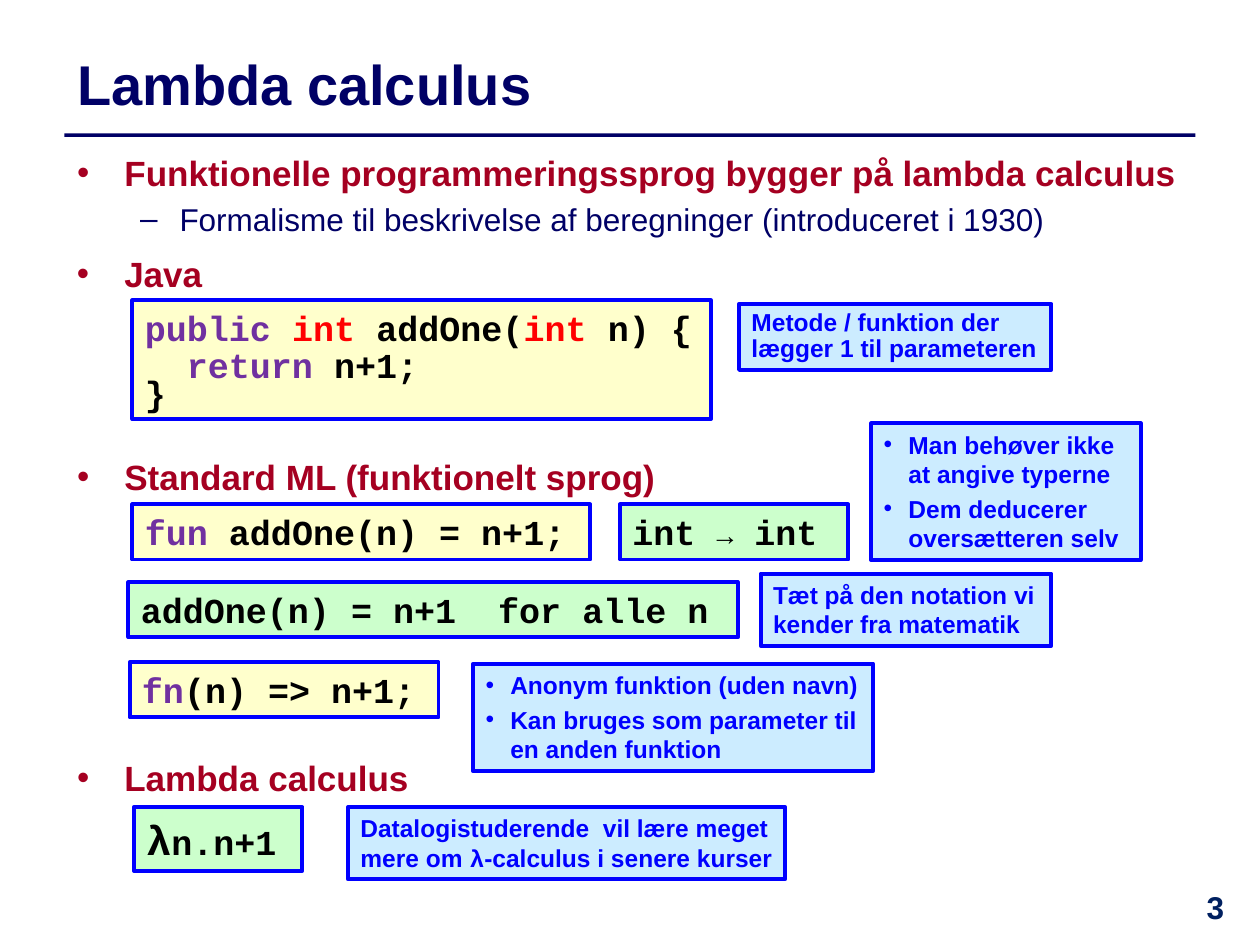
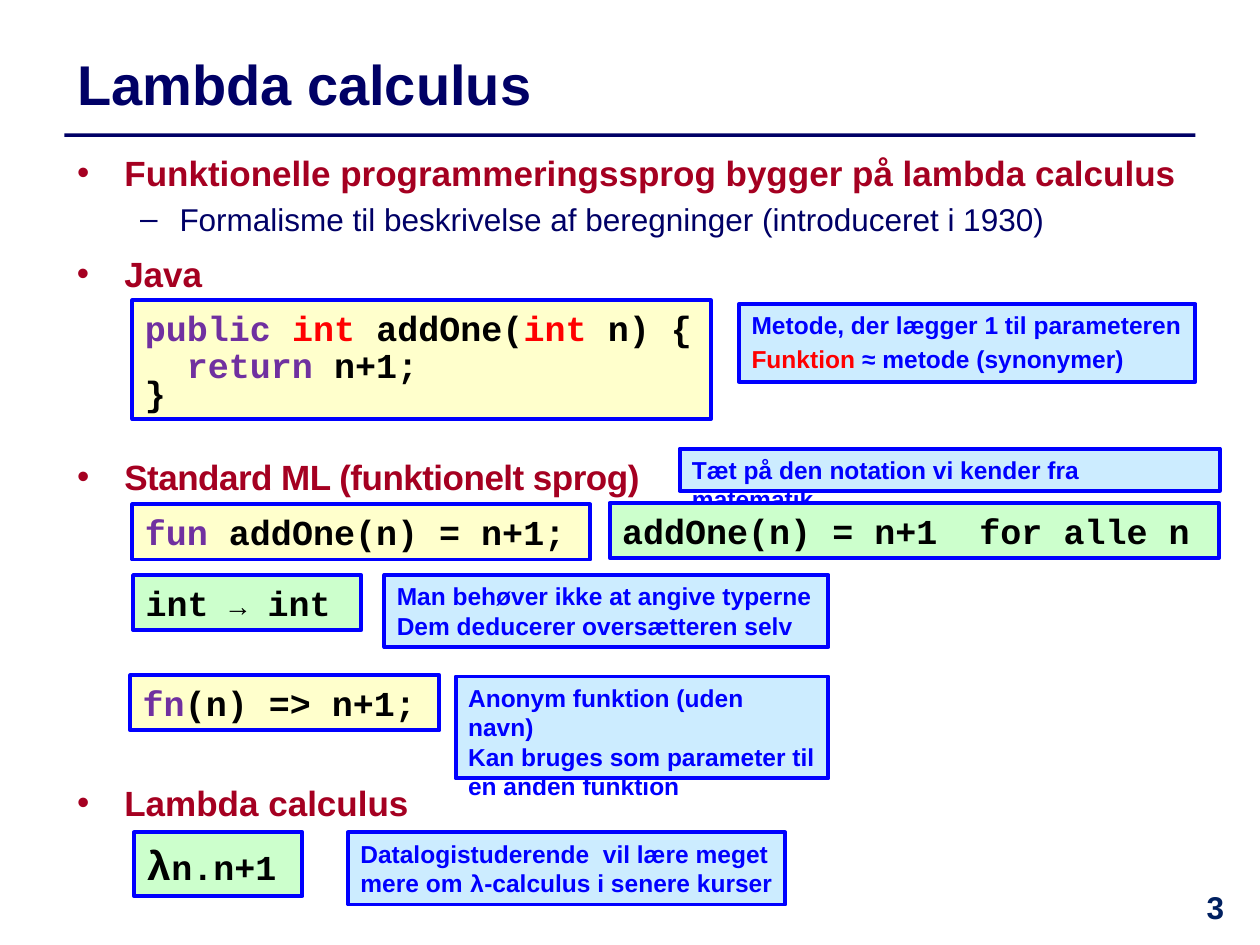
Before and after one commit to IntProgAU/Materiale, a slide deck: slide 3 of web/e23/uge_5b/Slides-Uge5-Torsdag.pptx. Drawn at 1260x945 pixels with LibreOffice and Linux fonts; fonts in the diff are those of the drawing. Boxes give left, top, right and bottom in pixels: in the first picture for what was removed or moved away, otherwise in the second. Text is boxed around its words. In the diff, an @@ line names an element or a change of style, - is before the commit and + after.

```diff
--- a/web/e23/uge_5b/Slides-Uge5-Torsdag.pptx
+++ b/web/e23/uge_5b/Slides-Uge5-Torsdag.pptx
@@ rectangle "Metode, der lægger 1 til ...": place and size @@
-rectangle "Metode, der lægger 1 til ..." at [740,304,1052,370]
+rectangle "Metode, der lægger 1 til ..." at [740,304,1196,382]
@@ text in rectangle at [752,316,1181,373]: text changed @@
-Metode / funktion der lægger 1 til parameteren
+Metode, der lægger 1 til parameteren
+Funktion ≈ metode (synonymer)
@@ rectangle "Tæt på den notation vi ...": place and size @@
-rectangle "Tæt på den notation vi ..." at [761,573,1052,645]
+rectangle "Tæt på den notation vi ..." at [679,449,1220,491]
@@ text "Standard ML (funktionelt sprog)" at [124,464,639,497]: letter spacing 0 to -0.3 pt @@
@@ rectangle "addOne(n) = n+1 for alle ...": place and size @@
-rectangle "addOne(n) = n+1 for alle ..." at [129,582,738,638]
+rectangle "addOne(n) = n+1 for alle ..." at [610,503,1220,558]
@@ rectangle "int → int": place and size @@
-rectangle "int → int" at [620,504,848,559]
+rectangle "int → int" at [134,575,362,630]
@@ rectangle "Man behøver ikke at angive ...": place and size @@
-rectangle "Man behøver ikke at angive ..." at [871,423,1140,561]
+rectangle "Man behøver ikke at angive ..." at [384,575,828,646]
@@ text in rectangle at [397,587,811,636]: text changed @@
-• Man behøver ikke at angive typerne
-• Dem deducerer oversætteren selv
+Man behøver ikke at angive typerne
+Dem deducerer oversætteren selv
@@ rectangle "fn(n) => n+1;": place and size @@
-rectangle "fn(n) => n+1;" at [130,663,438,718]
+rectangle "fn(n) => n+1;" at [130,675,438,731]
@@ rectangle "Anonym funktion (uden navn) Kan ...": place and size @@
-rectangle "Anonym funktion (uden navn) Kan ..." at [474,664,873,771]
+rectangle "Anonym funktion (uden navn) Kan ..." at [456,677,829,779]
@@ text in rectangle at [468,689,814,800]: text changed @@
-• Anonym funktion (uden navn)
-• Kan bruges som parameter til en anden funktion
+Anonym funktion (uden navn)
+Kan bruges som parameter til en anden funktion
@@ 2 rectangles, 1 text: place and size @@
-2 rectangles, 1 text at [124,765,785,879]
+2 rectangles, 1 text at [124,790,785,905]
```
Also in this commit, not shown: 10 other slides changed, 1 other file.
